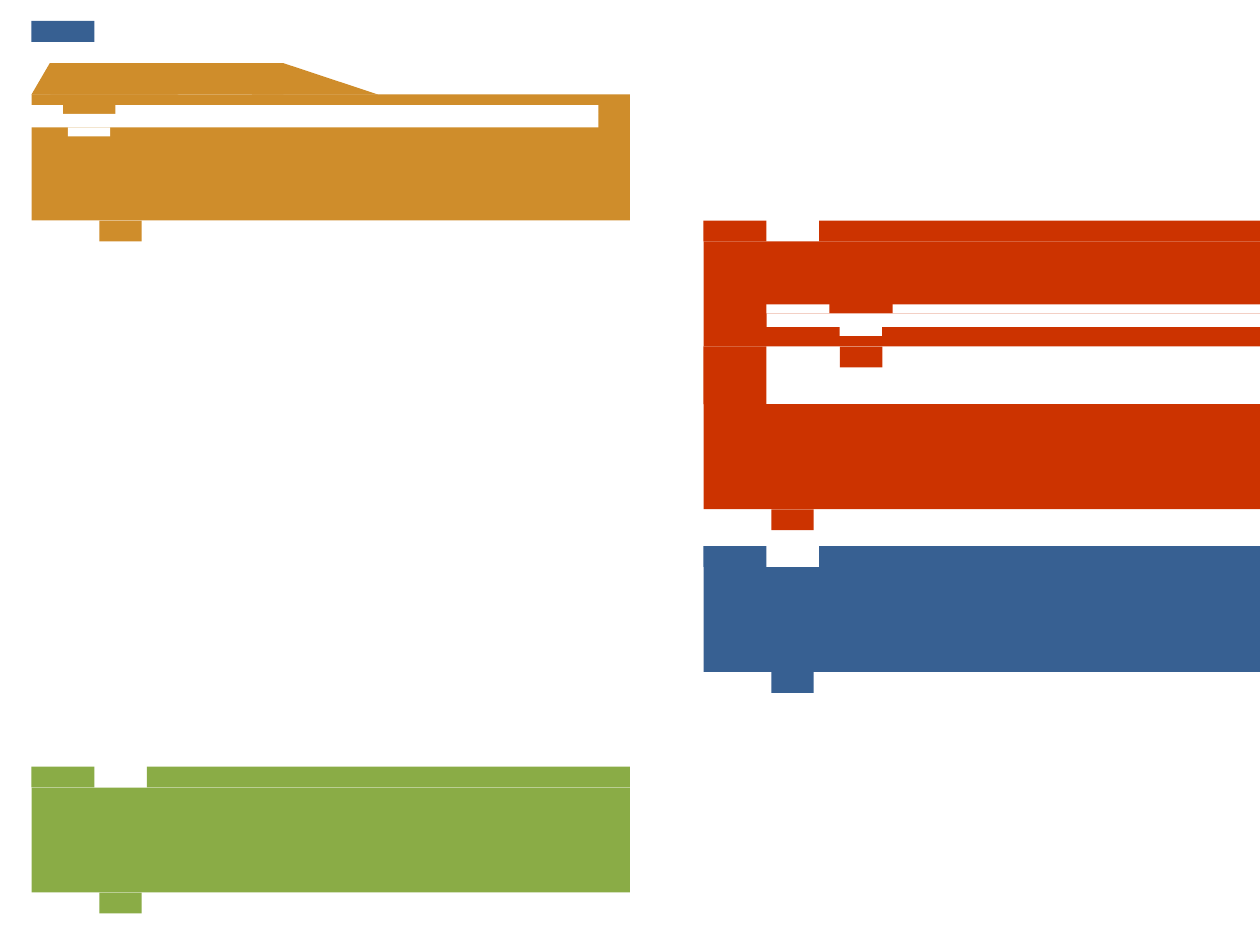
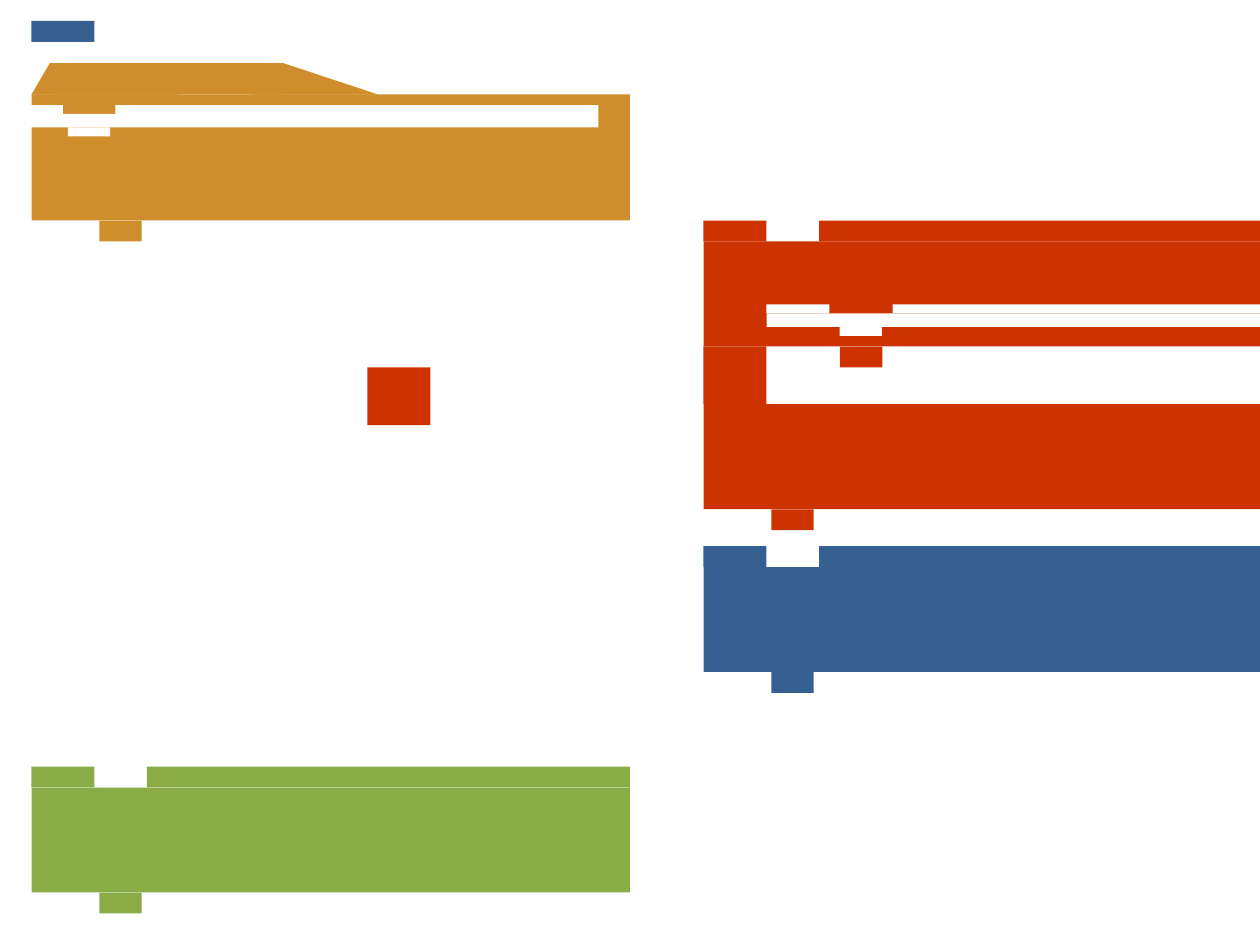
Before and after one commit to karmakomik/programming-tutoring-env, a slide deck: slide 20 of HMSWebTest-Pen/Assets/Images/hmsgraphics.pptx. Drawn at 1260x945 pixels with LibreOffice and Linux fonts; fonts in the diff are those of the drawing. Boxes give left, top, right and bottom in pixels: in the first picture for what was removed or moved away, otherwise in the second. Text is boxed around its words. In the diff, an @@ line names an element or a change of style, - is before the commit and + after.

```diff
--- a/HMSWebTest-Pen/Assets/Images/hmsgraphics.pptx
+++ b/HMSWebTest-Pen/Assets/Images/hmsgraphics.pptx
@@ rectangle added at box(368, 368, 431, 426), fill #CC3300 @@
```
Also in this commit, not shown: 15 other files.
